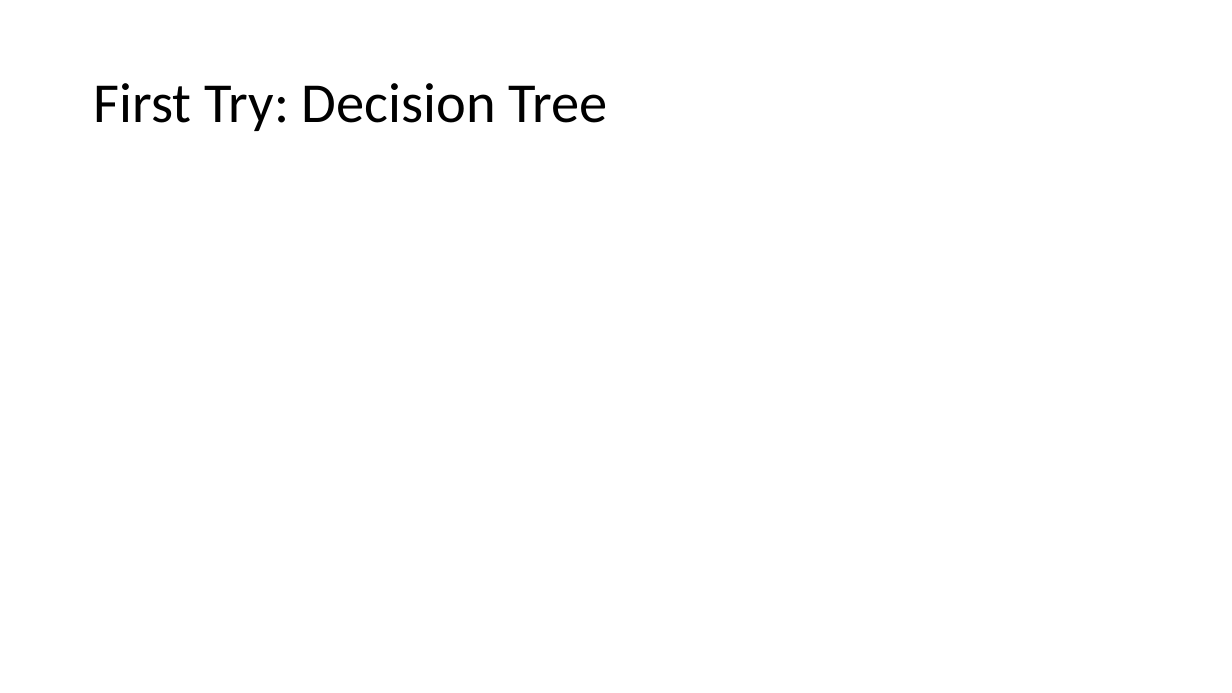
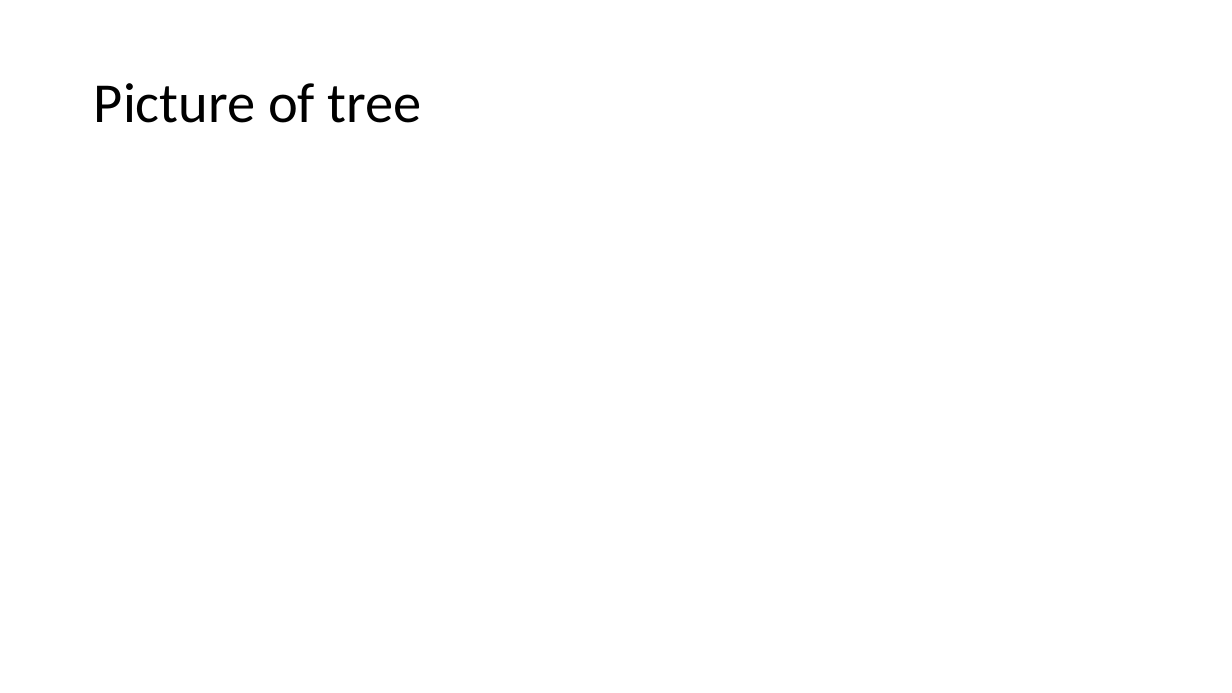
Before and after one commit to AlderCoder/Snow-finches, a slide deck: slide 4 of Final Presentation.pptx (slide 3 before the commit). Drawn at 1232x693 pixels with LibreOffice and Linux fonts; fonts in the diff are those of the drawing. Boxes give left, top, right and bottom in pixels: in the first picture for what was removed or moved away, otherwise in the second. Text is boxed around its words. In the diff, an @@ line names an element or a change of style, - is before the commit and + after.

```diff
--- a/Final Presentation.pptx
+++ b/Final Presentation.pptx
@@ title at box(94, 83, 422, 123): text changed @@
-First Try: Decision Tree
+Picture of tree
```
Also in this commit, not shown: 3 other slides changed, 5 slides added, 1 slide removed, 3 other files.
